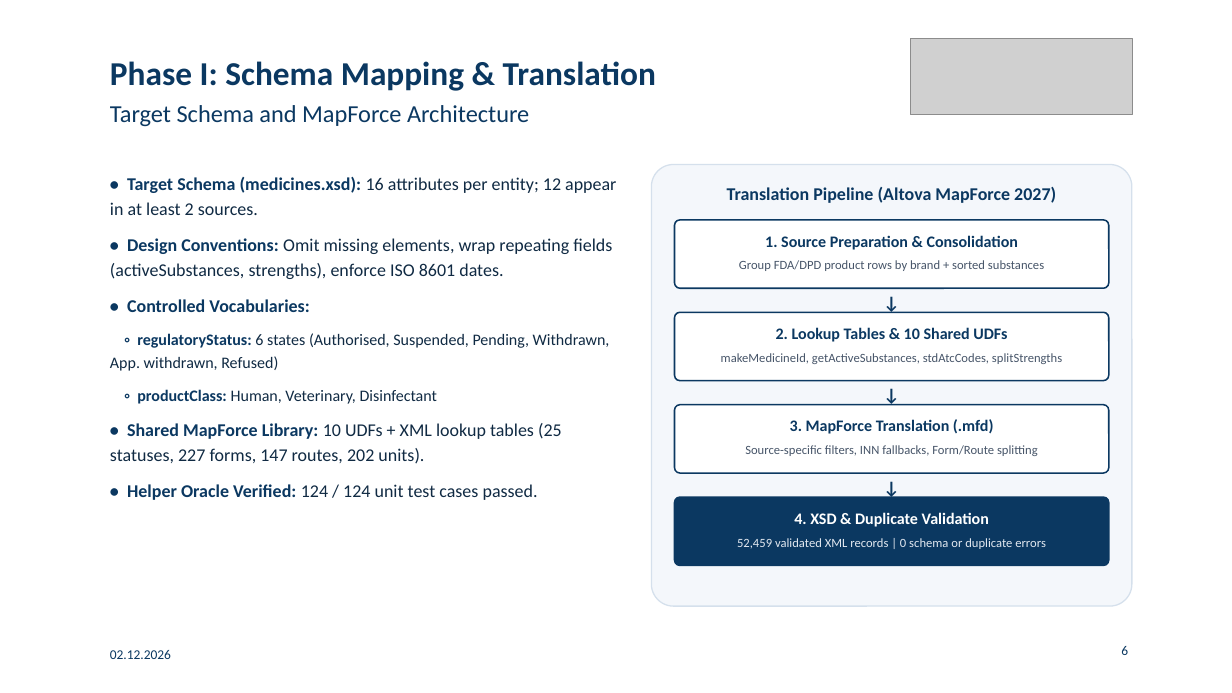
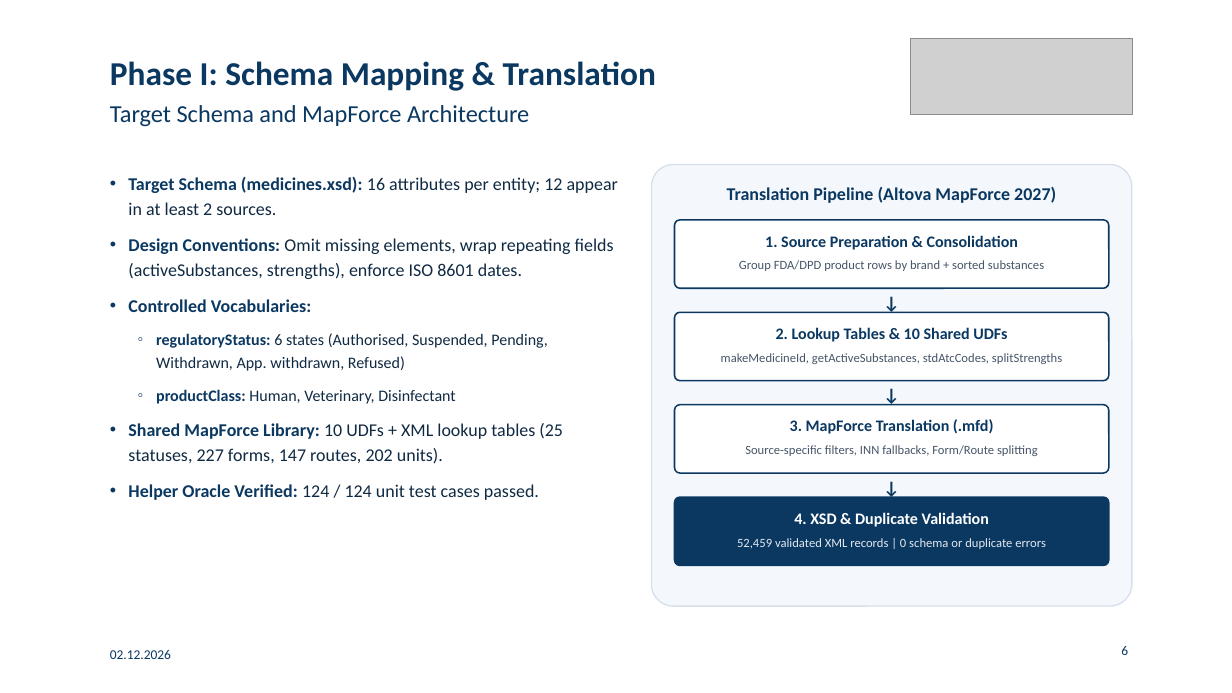
Before and after one commit to gabegagster/wdi-drug-integration, a slide deck: slide 6 of docs/presentation/wdi_drug_integration_presentation.pptx. Drawn at 1232x693 pixels with LibreOffice and Linux fonts; fonts in the diff are those of the drawing; grey boxes stand for pictures. Boxes give left, top, right and bottom in pixels: in the first picture for what was removed or moved away, otherwise in the second. Text is boxed around its words. In the diff, an @@ line names an element or a change of style, - is before the commit and + after.

```diff
--- a/docs/presentation/wdi_drug_integration_presentation.pptx
+++ b/docs/presentation/wdi_drug_integration_presentation.pptx
@@ text at (x1=128, y1=177, x2=618, y2=500): text changed @@
-• Target Schema (medicines.xsd): 16 attributes per entity; 12 appear in at least 2 sources.
-• Design Conventions: Omit missing elements, wrap repeating fields (activeSubstances, strengths), enforce ISO 8601 dates.
-• Controlled Vocabularies:
-◦ regulatoryStatus: 6 states (Authorised, Suspended, Pending, Withdrawn, App. withdrawn, Refused)
-◦ productClass: Human, Veterinary, Disinfectant
-• Shared MapForce Library: 10 UDFs + XML lookup tables (25 statuses, 227 forms, 147 routes, 202 units).
-• Helper Oracle Verified: 124 / 124 unit test cases passed.
+• Target Schema (medicines.xsd): 16 attributes per entity; 12 appear in at least 2 sources.
+• Design Conventions: Omit missing elements, wrap repeating fields (activeSubstances, strengths), enforce ISO 8601 dates.
+• Controlled Vocabularies:
+  ◦ regulatoryStatus: 6 states (Authorised, Suspended, Pending, Withdrawn, App. withdrawn, Refused)
+  ◦ productClass: Human, Veterinary, Disinfectant
+• Shared MapForce Library: 10 UDFs + XML lookup tables (25 statuses, 227 forms, 147 routes, 202 units).
+• Helper Oracle Verified: 124 / 124 unit test cases passed.
```
Also in this commit, not shown: 11 other slides changed, 1 other file.
